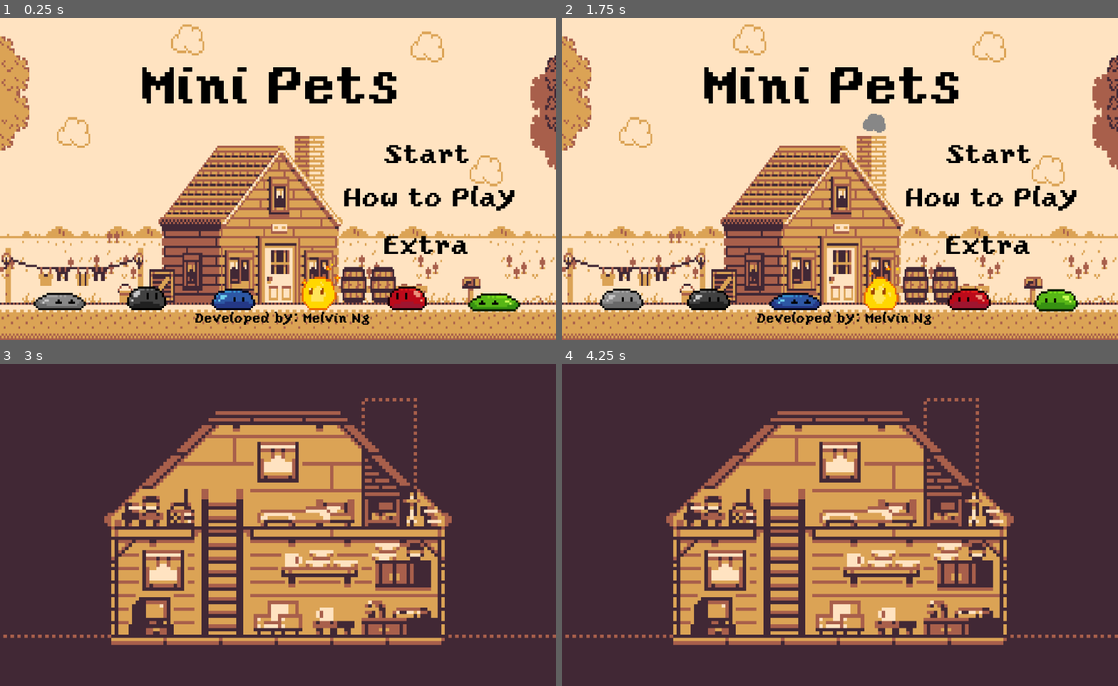
Above: before the commit, frames 1-4 (two rows, left to right).
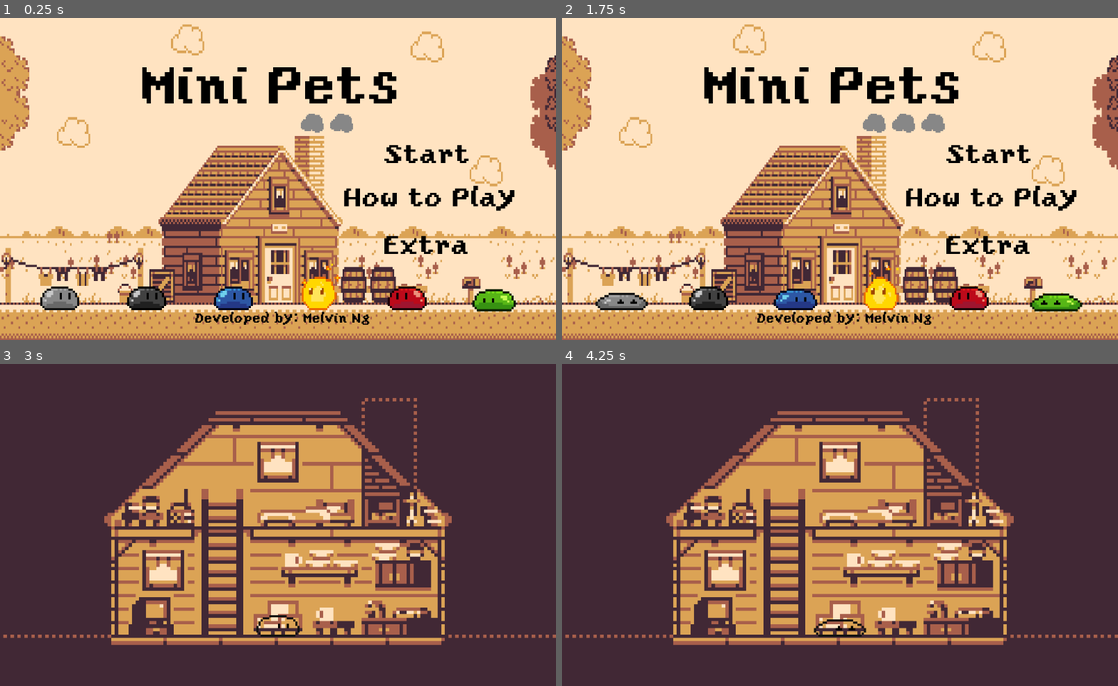
Above: after the commit, the same moments.

Repository: melvincwng/mini-pets
Game: Godot game, scene res://Scenes/MainMenu.tscn
Same seed, same stepped clock (60 frames per second), same inputs: the game is played once before the commit and once after it.
Inputs (mouse positions are in pixels of both pictures, inside the frame that each line leads up to):
- Up to frame 1 (0.25 s): no input
- Up to frame 2 (1.75 s): click "Extra" at 0.5 s; click "< Back" at 1.25 s
- Up to frame 3 (3 s): click "Start" at 2 s; tap Enter at 2.75 s; move the mouse to (400, 508) at 2.77 s
- Up to frame 4 (4.25 s): move the mouse to (728, 541) at 3.52 s

The runs differ from the first frame. In frame 1, 1.3% of the frame differs, in the area x 6-94%, y 29-92%; in frame 2, 1.7%; in frame 3, 0.1%; in frame 4, 0.2%.

Commit message:
Add transparent slime animatedSprites to MainScene.tscn & Extra.tscn

Diff:
--- a/Scenes/Extra.tscn
+++ b/Scenes/Extra.tscn
@@ -23,6 +23,11 @@
 [ext_resource path="res://Food/Shrimp.png" type="Texture" id=21]
 [ext_resource path="res://Food/Steak.png" type="Texture" id=22]
 [ext_resource path="res://Food/Waffles.png" type="Texture" id=23]
+[ext_resource path="res://Player/Idle/transparent (1).png" type="Texture" id=24]
+[ext_resource path="res://Player/Idle/transparent (4).png" type="Texture" id=25]
+[ext_resource path="res://Player/Idle/transparent (5).png" type="Texture" id=26]
+[ext_resource path="res://Player/Idle/transparent (2).png" type="Texture" id=27]
+[ext_resource path="res://Player/Idle/transparent (3).png" type="Texture" id=28]
 
 [sub_resource type="StyleBoxEmpty" id=1]
 
@@ -48,6 +53,14 @@
 "loop": true,
 "name": "default",
 "speed": 7.5
+} ]
+
+[sub_resource type="SpriteFrames" id=7]
+animations = [ {
+"frames": [ ExtResource( 24 ), ExtResource( 27 ), ExtResource( 28 ), ExtResource( 25 ), ExtResource( 26 ) ],
+"loop": true,
+"name": "default",
+"speed": 5.0
 } ]
 
 [node name="Extra" type="Control"]
@@ -100,7 +113,7 @@
 scale = Vector2( 4, 4 )
 frames = SubResource( 5 )
 animation = "Idle"
-frame = 1
+frame = 6
 playing = true
 flip_h = true
 __meta__ = {
@@ -111,11 +124,24 @@
 position = Vector2( 192, 472 )
 scale = Vector2( 4, 4 )
 frames = SubResource( 6 )
-frame = 6
 playing = true
 __meta__ = {
 "_edit_lock_": true
 }
+
+[node name="transparentSlime" type="AnimatedSprite" parent="."]
+position = Vector2( 448, 472 )
+scale = Vector2( 4, 4 )
+frames = SubResource( 7 )
+frame = 1
+playing = true
+
+[node name="transparentSlime2" type="AnimatedSprite" parent="."]
+position = Vector2( 576, 472 )
+scale = Vector2( 4, 4 )
+frames = SubResource( 7 )
+playing = true
+flip_h = true
 
 [node name="Shrimp" type="Sprite" parent="."]
 position = Vector2( 744, 528 )
--- a/Scenes/MainMenu.tscn
+++ b/Scenes/MainMenu.tscn
@@ -178,6 +178,7 @@
 scale = Vector2( 4, 4 )
 frames = SubResource( 1 )
 animation = "Idle"
+frame = 4
 playing = true
 __meta__ = {
 "_edit_lock_": true
@@ -188,7 +189,7 @@
 scale = Vector2( 4, 4 )
 frames = SubResource( 2 )
 animation = "Idle"
-frame = 4
+frame = 3
 playing = true
 __meta__ = {
 "_edit_lock_": true
@@ -199,6 +200,7 @@
 scale = Vector2( 4, 4 )
 frames = SubResource( 3 )
 animation = "Idle"
+frame = 4
 playing = true
 __meta__ = {
 "_edit_lock_": true
@@ -220,7 +222,7 @@
 scale = Vector2( 4, 4 )
 frames = SubResource( 5 )
 animation = "Idle"
-frame = 4
+frame = 3
 playing = true
 __meta__ = {
 "_edit_lock_": true
@@ -231,7 +233,6 @@
 scale = Vector2( 4, 4.12978 )
 frames = SubResource( 6 )
 animation = "Idle"
-frame = 1
 playing = true
 __meta__ = {
 "_edit_lock_": true
@@ -241,7 +242,7 @@
 position = Vector2( 605.526, 194.136 )
 scale = Vector2( 2.35714, 2.68996 )
 frames = SubResource( 7 )
-frame = 9
+frame = 1
 playing = true
 offset = Vector2( 10, 0 )
 __meta__ = {
--- a/Scenes/MainScene.tscn
+++ b/Scenes/MainScene.tscn
@@ -1,7 +1,20 @@
-[gd_scene load_steps=3 format=2]
+[gd_scene load_steps=9 format=2]
 
 [ext_resource path="res://Background/house.png" type="Texture" id=1]
 [ext_resource path="res://Sounds/the_past_8_bit_lofi_.ogg" type="AudioStream" id=2]
+[ext_resource path="res://Player/Idle/transparent (1).png" type="Texture" id=3]
+[ext_resource path="res://Player/Idle/transparent (4).png" type="Texture" id=4]
+[ext_resource path="res://Player/Idle/transparent (5).png" type="Texture" id=5]
+[ext_resource path="res://Player/Idle/transparent (2).png" type="Texture" id=6]
+[ext_resource path="res://Player/Idle/transparent (3).png" type="Texture" id=7]
+
+[sub_resource type="SpriteFrames" id=1]
+animations = [ {
+"frames": [ ExtResource( 3 ), ExtResource( 6 ), ExtResource( 7 ), ExtResource( 4 ), ExtResource( 5 ) ],
+"loop": true,
+"name": "default",
+"speed": 5.0
+} ]
 
 [node name="Main Scene" type="Node2D"]
 
@@ -14,3 +27,10 @@
 stream = ExtResource( 2 )
 volume_db = -15.0
 autoplay = true
+
+[node name="transparentSlime" type="AnimatedSprite" parent="."]
+position = Vector2( 512, 440 )
+scale = Vector2( 4, 4 )
+frames = SubResource( 1 )
+frame = 2
+playing = true
Binary file added: Player/Idle/transparent (1).png
Not shown, added: Player/Idle/transparent (1).png.import
Binary file added: Player/Idle/transparent (2).png
Not shown, added: Player/Idle/transparent (2).png.import
Binary file added: Player/Idle/transparent (3).png
Not shown, added: Player/Idle/transparent (3).png.import
Binary file added: Player/Idle/transparent (4).png
Not shown, added: Player/Idle/transparent (4).png.import
Binary file added: Player/Idle/transparent (5).png
Not shown, added: Player/Idle/transparent (5).png.import
Not shown: 1 places in Scenes/Extra.tscn that only renumber resources
